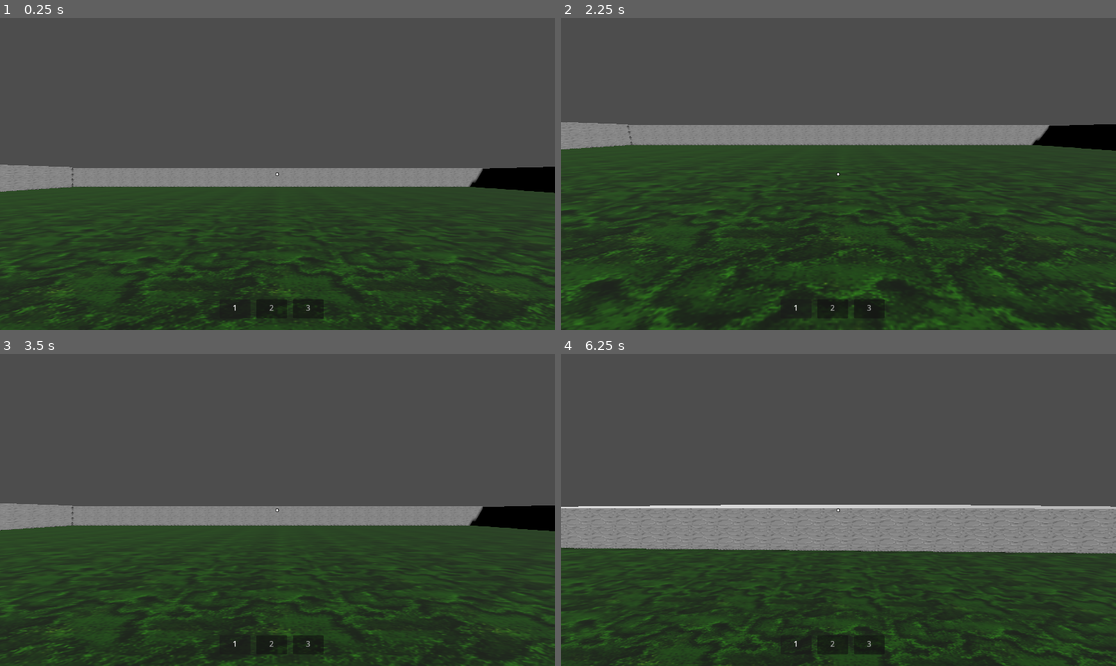
Above: before the commit, frames 1-4 (two rows, left to right).
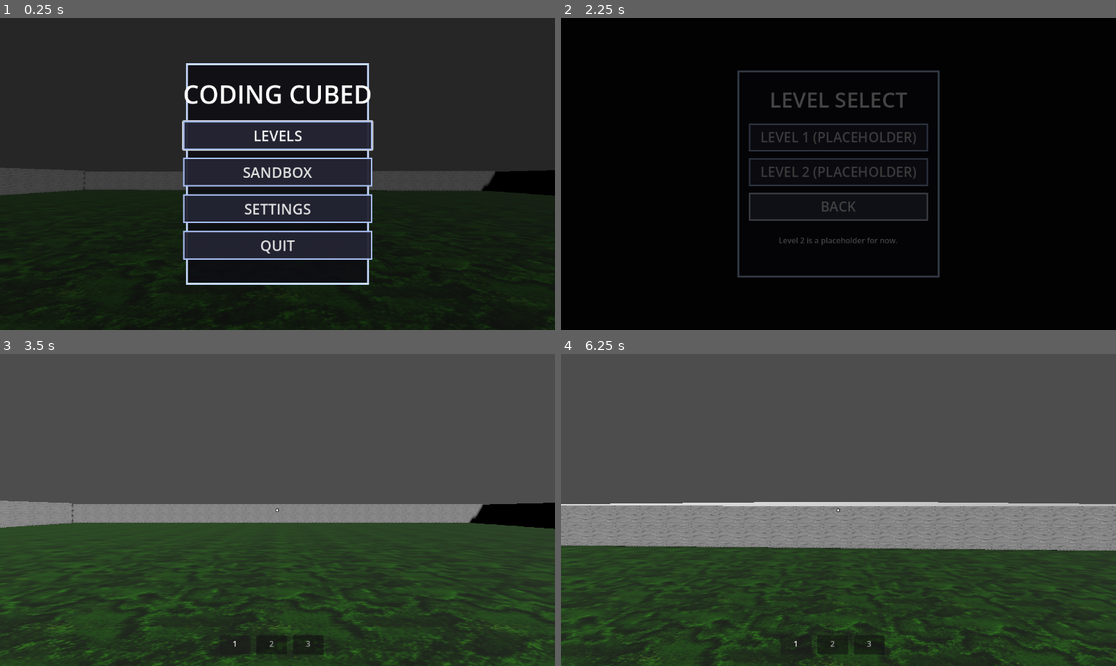
Above: after the commit, the same moments.

Repository: Mooshem/Software-Fungineers
Game: Godot game, scene res://Levels/main_menu.tscn
The game is run twice, just before and just after one commit, with the same random seed, the same clock (stepped at 60 frames per second) and the same inputs. Before the commit the project starts from res://Levels/sandbox.tscn.
Inputs (mouse positions are in pixels of both pictures, inside the frame that each line leads up to):
- Up to frame 1 (0.25 s): no input
- Up to frame 2 (2.25 s): click (838, 136) at 0.5 s, where only the run after the commit has a clickable "LEVELS"; click (838, 170) at 1.25 s, where only the run after the commit has a clickable "LEVEL 2 (PLACEHOLDER)"; click (838, 205) at 2 s, where only the run after the commit has a clickable "BACK"
- Up to frame 3 (3.5 s): click (277, 506) at 2.75 s, where only the run after the commit has a clickable "SANDBOX"
- Up to frame 4 (6.25 s): tap Enter at 3.5 s; move the mouse to (866, 510) at 3.52 s; press the mouse at (866, 510) at 3.53 s; hold W (move_forward) from 3.53 s (still down); tap Space (jump) at 3.77, 4.52, 6.02 s; move the mouse to (810, 510) at 4.27 s; release the mouse at (810, 510) at 4.28 s; tap I (interact) at 4.35 s; move the mouse to (849, 503) at 5.02 s; right-click (849, 503) at 5.1 s; move the mouse to (832, 516) at 5.77 s; tap Shift (running) at 5.85 s

The runs differ from the first frame. In frame 1, 87% of the frame differs, in the area x 0-100%, y 0-100%; in frame 2, 98%; in frame 3, 5.6%; in frame 4, 6.9%.

Commit message:
Add main menu and level select with camera motion and fade transitions

Diff:
--- /dev/null
+++ b/coding-cubed/Levels/level_select.gd
@@ -0,0 +1,37 @@
+extends Control
+
+const MAIN_MENU_SCENE := "res://Levels/main_menu.tscn"
+const SANDBOX_SCENE := "res://Levels/sandbox.tscn"
+const FADE_DURATION := 0.25
+
+@onready var notice_label: Label = $Center/Panel/VBox/Notice
+@onready var fade_overlay: ColorRect = $FadeOverlay
+var _is_transitioning: bool = false
+
+func _ready() -> void:
+	Input.set_mouse_mode(Input.MOUSE_MODE_VISIBLE)
+	_fade_in()
+	$Center/Panel/VBox/LevelOneButton.grab_focus()
+
+func _on_level_one_button_pressed() -> void:
+	_transition_to_scene(SANDBOX_SCENE)
+
+func _on_level_two_button_pressed() -> void:
+	notice_label.text = "Level 2 is a placeholder for now."
+
+func _on_back_button_pressed() -> void:
+	_transition_to_scene(MAIN_MENU_SCENE)
+
+func _fade_in() -> void:
+	fade_overlay.modulate.a = 1.0
+	var tween := create_tween()
+	tween.tween_property(fade_overlay, "modulate:a", 0.0, FADE_DURATION)
+
+func _transition_to_scene(scene_path: String) -> void:
+	if _is_transitioning:
+		return
+	_is_transitioning = true
+	var tween := create_tween()
+	tween.tween_property(fade_overlay, "modulate:a", 1.0, FADE_DURATION)
+	await tween.finished
+	get_tree().change_scene_to_file(scene_path)
--- /dev/null
+++ b/coding-cubed/Levels/level_select.tscn
@@ -0,0 +1,124 @@
+[gd_scene load_steps=5 format=3 uid="uid://cvb5d5j5gv8pq"]
+
+[ext_resource type="Script" path="res://Levels/level_select.gd" id="1_u2rj8"]
+
+[sub_resource type="StyleBoxFlat" id="StyleBoxFlat_panel"]
+bg_color = Color(0.06, 0.06, 0.09, 0.95)
+border_width_left = 4
+border_width_top = 4
+border_width_right = 4
+border_width_bottom = 4
+border_color = Color(0.74, 0.84, 1, 1)
+
+[sub_resource type="StyleBoxFlat" id="StyleBoxFlat_button"]
+bg_color = Color(0.15, 0.15, 0.22, 1)
+border_width_left = 3
+border_width_top = 3
+border_width_right = 3
+border_width_bottom = 3
+border_color = Color(0.66, 0.76, 0.95, 1)
+
+[sub_resource type="StyleBoxFlat" id="StyleBoxFlat_button_hover"]
+bg_color = Color(0.22, 0.22, 0.33, 1)
+border_width_left = 3
+border_width_top = 3
+border_width_right = 3
+border_width_bottom = 3
+border_color = Color(0.88, 0.94, 1, 1)
+
+[node name="LevelSelect" type="Control"]
+layout_mode = 3
+anchors_preset = 15
+anchor_right = 1.0
+anchor_bottom = 1.0
+grow_horizontal = 2
+grow_vertical = 2
+script = ExtResource("1_u2rj8")
+
+[node name="Background" type="ColorRect" parent="."]
+layout_mode = 1
+anchors_preset = 15
+anchor_right = 1.0
+anchor_bottom = 1.0
+grow_horizontal = 2
+grow_vertical = 2
+color = Color(0.03, 0.03, 0.05, 1)
+
+[node name="Center" type="CenterContainer" parent="."]
+layout_mode = 1
+anchors_preset = 15
+anchor_right = 1.0
+anchor_bottom = 1.0
+grow_horizontal = 2
+grow_vertical = 2
+
+[node name="Panel" type="Panel" parent="Center"]
+custom_minimum_size = Vector2(420, 430)
+layout_mode = 2
+theme_override_styles/panel = SubResource("StyleBoxFlat_panel")
+
+[node name="VBox" type="VBoxContainer" parent="Center/Panel"]
+layout_mode = 1
+anchors_preset = 15
+anchor_right = 1.0
+anchor_bottom = 1.0
+offset_left = 24.0
+offset_top = 24.0
+offset_right = -24.0
+offset_bottom = -24.0
+grow_horizontal = 2
+grow_vertical = 2
+theme_override_constants/separation = 14
+
+[node name="Title" type="Label" parent="Center/Panel/VBox"]
+custom_minimum_size = Vector2(0, 72)
+layout_mode = 2
+theme_override_font_sizes/font_size = 44
+text = "LEVEL SELECT"
+horizontal_alignment = 1
+vertical_alignment = 1
+
+[node name="LevelOneButton" type="Button" parent="Center/Panel/VBox"]
+custom_minimum_size = Vector2(0, 58)
+layout_mode = 2
+theme_override_font_sizes/font_size = 28
+theme_override_styles/normal = SubResource("StyleBoxFlat_button")
+theme_override_styles/hover = SubResource("StyleBoxFlat_button_hover")
+text = "LEVEL 1 (PLACEHOLDER)"
+
+[node name="LevelTwoButton" type="Button" parent="Center/Panel/VBox"]
+custom_minimum_size = Vector2(0, 58)
+layout_mode = 2
+theme_override_font_sizes/font_size = 28
+theme_override_styles/normal = SubResource("StyleBoxFlat_button")
+theme_override_styles/hover = SubResource("StyleBoxFlat_button_hover")
+text = "LEVEL 2 (PLACEHOLDER)"
+
+[node name="BackButton" type="Button" parent="Center/Panel/VBox"]
+custom_minimum_size = Vector2(0, 58)
+layout_mode = 2
+theme_override_font_sizes/font_size = 28
+theme_override_styles/normal = SubResource("StyleBoxFlat_button")
+theme_override_styles/hover = SubResource("StyleBoxFlat_button_hover")
+text = "BACK"
+
+[node name="Notice" type="Label" parent="Center/Panel/VBox"]
+custom_minimum_size = Vector2(0, 54)
+layout_mode = 2
+text = "Levels are placeholders right now."
+horizontal_alignment = 1
+vertical_alignment = 1
+
+[node name="FadeOverlay" type="ColorRect" parent="."]
+layout_mode = 1
+anchors_preset = 15
+anchor_right = 1.0
+anchor_bottom = 1.0
+grow_horizontal = 2
+grow_vertical = 2
+mouse_filter = 2
+color = Color(0, 0, 0, 1)
+
+[connection signal="pressed" from="Center/Panel/VBox/LevelOneButton" to="." method="_on_level_one_button_pressed"]
+[connection signal="pressed" from="Center/Panel/VBox/LevelTwoButton" to="." method="_on_level_two_button_pressed"]
+[connection signal="pressed" from="Center/Panel/VBox/BackButton" to="." method="_on_back_button_pressed"]
--- /dev/null
+++ b/coding-cubed/Levels/main_menu.gd
@@ -0,0 +1,113 @@
+extends Control
+
+const LEVEL_SELECT_SCENE := "res://Levels/level_select.tscn"
+const SANDBOX_SCENE := "res://Levels/sandbox.tscn"
+const FADE_DURATION := 0.25
+const BACKGROUND_YAW_SPEED := 0.12
+const BACKGROUND_SWAY_SPEED := 0.8
+const BACKGROUND_SWAY_AMOUNT := 0.08
+
+@onready var levels_button: Button = $MenuRoot/Panel/VBox/LevelsButton
+@onready var sandbox_button: Button = $MenuRoot/Panel/VBox/SandboxButton
+@onready var settings_button: Button = $MenuRoot/Panel/VBox/SettingsButton
+@onready var quit_button: Button = $MenuRoot/Panel/VBox/QuitButton
+@onready var settings_notice: Label = $MenuRoot/SettingsNotice
+@onready var notice_timer: Timer = $NoticeTimer
+@onready var hover_sfx: AudioStreamPlayer = $HoverSfx
+@onready var click_sfx: AudioStreamPlayer = $ClickSfx
+@onready var fade_overlay: ColorRect = $FadeOverlay
+@onready var background_player: CharacterBody3D = $BackgroundViewportContainer/SubViewport/BackgroundWorld/Player
+@onready var background_head: Node3D = $BackgroundViewportContainer/SubViewport/BackgroundWorld/Player/Head
+@onready var background_player_ui: CanvasLayer = $BackgroundViewportContainer/SubViewport/BackgroundWorld/Player/CanvasLayer
+
+var _is_transitioning: bool = false
+var _camera_time: float = 0.0
+var _base_head_rotation_x: float = 0.0
+
+func _ready() -> void:
+	Input.set_mouse_mode(Input.MOUSE_MODE_VISIBLE)
+	_wire_button_effects(levels_button)
+	_wire_button_effects(sandbox_button)
+	_wire_button_effects(settings_button)
+	_wire_button_effects(quit_button)
+	if background_player_ui != null:
+		background_player_ui.visible = false
+	if background_head != null:
+		_base_head_rotation_x = background_head.rotation.x
+	_fade_in()
+	levels_button.grab_focus()
+
+func _process(delta: float) -> void:
+	_camera_time += delta
+	if background_player != null:
+		background_player.rotation.y += BACKGROUND_YAW_SPEED * delta
+	if background_head != null:
+		background_head.rotation.x = _base_head_rotation_x + sin(_camera_time * BACKGROUND_SWAY_SPEED) * BACKGROUND_SWAY_AMOUNT
+
+func _wire_button_effects(button: Button) -> void:
+	_center_button_pivot(button)
+	button.resized.connect(func() -> void:
+		_center_button_pivot(button)
+	)
+	button.mouse_entered.connect(func() -> void:
+		_play_hover_sfx()
+		_animate_button_scale(button, Vector2(1.05, 1.05))
+	)
+	button.mouse_exited.connect(func() -> void:
+		_animate_button_scale(button, Vector2.ONE)
+	)
+	button.pressed.connect(func() -> void:
+		_play_click_sfx()
+	)
+
+func _animate_button_scale(button: Button, target_scale: Vector2) -> void:
+	_center_button_pivot(button)
+	var tween := create_tween()
+	tween.tween_property(button, "scale", target_scale, 0.1)
+
+func _center_button_pivot(button: Button) -> void:
+	button.pivot_offset = button.size * 0.5
+
+func _play_hover_sfx() -> void:
+	if hover_sfx.stream != null:
+		hover_sfx.play()
+
+func _play_click_sfx() -> void:
+	if click_sfx.stream != null:
+		click_sfx.play()
+
+func _on_levels_button_pressed() -> void:
+	_transition_to_scene(LEVEL_SELECT_SCENE)
+
+func _on_sandbox_button_pressed() -> void:
+	_transition_to_scene(SANDBOX_SCENE)
+
+func _on_settings_button_pressed() -> void:
+	settings_notice.visible = true
+	notice_timer.start()
+
+func _on_quit_button_pressed() -> void:
+	if _is_transitioning:
+		return
+	_is_transitioning = true
+	var tween := create_tween()
+	tween.tween_property(fade_overlay, "modulate:a", 1.0, FADE_DURATION)
+	await tween.finished
+	get_tree().quit()
+
+func _on_notice_timer_timeout() -> void:
+	settings_notice.visible = false
+
+func _fade_in() -> void:
+	fade_overlay.modulate.a = 1.0
+	var tween := create_tween()
+	tween.tween_property(fade_overlay, "modulate:a", 0.0, FADE_DURATION)
+
+func _transition_to_scene(scene_path: String) -> void:
+	if _is_transitioning:
+		return
+	_is_transitioning = true
+	var tween := create_tween()
+	tween.tween_property(fade_overlay, "modulate:a", 1.0, FADE_DURATION)
+	await tween.finished
+	get_tree().change_scene_to_file(scene_path)
--- /dev/null
+++ b/coding-cubed/Levels/main_menu.tscn
@@ -0,0 +1,190 @@
+[gd_scene load_steps=8 format=3 uid="uid://d1v3q8h5t5s6m"]
+
+[ext_resource type="Script" path="res://Levels/main_menu.gd" id="1_v6x0o"]
+[ext_resource type="PackedScene" uid="uid://d3bhnn7n85gkl" path="res://Levels/sandbox.tscn" id="2_nxj8r"]
+
+[sub_resource type="StyleBoxFlat" id="StyleBoxFlat_panel"]
+bg_color = Color(0.05, 0.05, 0.07, 0.86)
+border_width_left = 4
+border_width_top = 4
+border_width_right = 4
+border_width_bottom = 4
+border_color = Color(0.78, 0.86, 1, 1)
+corner_radius_top_left = 0
+corner_radius_top_right = 0
+corner_radius_bottom_right = 0
+corner_radius_bottom_left = 0
+
+[sub_resource type="StyleBoxFlat" id="StyleBoxFlat_button"]
+bg_color = Color(0.14, 0.14, 0.2, 0.95)
+border_width_left = 3
+border_width_top = 3
+border_width_right = 3
+border_width_bottom = 3
+border_color = Color(0.65, 0.74, 0.94, 1)
+corner_radius_top_left = 0
+corner_radius_top_right = 0
+corner_radius_bottom_right = 0
+corner_radius_bottom_left = 0
+
+[sub_resource type="StyleBoxFlat" id="StyleBoxFlat_button_hover"]
+bg_color = Color(0.2, 0.22, 0.3, 0.98)
+border_width_left = 3
+border_width_top = 3
+border_width_right = 3
+border_width_bottom = 3
+border_color = Color(0.85, 0.92, 1, 1)
+corner_radius_top_left = 0
+corner_radius_top_right = 0
+corner_radius_bottom_right = 0
+corner_radius_bottom_left = 0
+
+[sub_resource type="StyleBoxFlat" id="StyleBoxFlat_button_pressed"]
+bg_color = Color(0.1, 0.1, 0.15, 1)
+border_width_left = 3
+border_width_top = 3
+border_width_right = 3
+border_width_bottom = 3
+border_color = Color(0.55, 0.62, 0.78, 1)
+corner_radius_top_left = 0
+corner_radius_top_right = 0
+corner_radius_bottom_right = 0
+corner_radius_bottom_left = 0
+
+[node name="MainMenu" type="Control"]
+layout_mode = 3
+anchors_preset = 15
+anchor_right = 1.0
+anchor_bottom = 1.0
+grow_horizontal = 2
+grow_vertical = 2
+script = ExtResource("1_v6x0o")
+
+[node name="BackgroundViewportContainer" type="SubViewportContainer" parent="."]
+layout_mode = 1
+anchors_preset = 15
+anchor_right = 1.0
+anchor_bottom = 1.0
+grow_horizontal = 2
+grow_vertical = 2
+stretch = true
+mouse_filter = 2
+
+[node name="SubViewport" type="SubViewport" parent="BackgroundViewportContainer"]
+size = Vector2i(1920, 1080)
+handle_input_locally = false
+render_target_update_mode = 4
+
+[node name="BackgroundWorld" parent="BackgroundViewportContainer/SubViewport" instance=ExtResource("2_nxj8r")]
+
+[node name="BackdropTint" type="ColorRect" parent="."]
+layout_mode = 1
+anchors_preset = 15
+anchor_right = 1.0
+anchor_bottom = 1.0
+grow_horizontal = 2
+grow_vertical = 2
+color = Color(0, 0, 0, 0.5)
+mouse_filter = 2
+
+[node name="MenuRoot" type="CenterContainer" parent="."]
+layout_mode = 1
+anchors_preset = 15
+anchor_right = 1.0
+anchor_bottom = 1.0
+grow_horizontal = 2
+grow_vertical = 2
+
+[node name="Panel" type="Panel" parent="MenuRoot"]
+custom_minimum_size = Vector2(380, 460)
+layout_mode = 2
+theme_override_styles/panel = SubResource("StyleBoxFlat_panel")
+
+[node name="VBox" type="VBoxContainer" parent="MenuRoot/Panel"]
+layout_mode = 1
+anchors_preset = 15
+anchor_right = 1.0
+anchor_bottom = 1.0
+offset_left = 28.0
+offset_top = 24.0
+offset_right = -28.0
+offset_bottom = -24.0
+grow_horizontal = 2
+grow_vertical = 2
+theme_override_constants/separation = 16
+
+[node name="Title" type="Label" parent="MenuRoot/Panel/VBox"]
+custom_minimum_size = Vector2(0, 80)
+layout_mode = 2
+theme_override_font_sizes/font_size = 52
+text = "CODING CUBED"
+horizontal_alignment = 1
+vertical_alignment = 1
+
+[node name="LevelsButton" type="Button" parent="MenuRoot/Panel/VBox"]
+custom_minimum_size = Vector2(0, 60)
+layout_mode = 2
+theme_override_font_sizes/font_size = 30
+theme_override_styles/normal = SubResource("StyleBoxFlat_button")
+theme_override_styles/hover = SubResource("StyleBoxFlat_button_hover")
+theme_override_styles/pressed = SubResource("StyleBoxFlat_button_pressed")
+text = "LEVELS"
+
+[node name="SandboxButton" type="Button" parent="MenuRoot/Panel/VBox"]
+custom_minimum_size = Vector2(0, 60)
+layout_mode = 2
+theme_override_font_sizes/font_size = 30
+theme_override_styles/normal = SubResource("StyleBoxFlat_button")
+theme_override_styles/hover = SubResource("StyleBoxFlat_button_hover")
+theme_override_styles/pressed = SubResource("StyleBoxFlat_button_pressed")
+text = "SANDBOX"
+
+[node name="SettingsButton" type="Button" parent="MenuRoot/Panel/VBox"]
+custom_minimum_size = Vector2(0, 60)
+layout_mode = 2
+theme_override_font_sizes/font_size = 30
+theme_override_styles/normal = SubResource("StyleBoxFlat_button")
+theme_override_styles/hover = SubResource("StyleBoxFlat_button_hover")
+theme_override_styles/pressed = SubResource("StyleBoxFlat_button_pressed")
+text = "SETTINGS"
+
+[node name="QuitButton" type="Button" parent="MenuRoot/Panel/VBox"]
+custom_minimum_size = Vector2(0, 60)
+layout_mode = 2
+theme_override_font_sizes/font_size = 30
+theme_override_styles/normal = SubResource("StyleBoxFlat_button")
+theme_override_styles/hover = SubResource("StyleBoxFlat_button_hover")
+theme_override_styles/pressed = SubResource("StyleBoxFlat_button_pressed")
+text = "QUIT"
+
+[node name="SettingsNotice" type="Label" parent="MenuRoot"]
+visible = false
+layout_mode = 2
+theme_override_font_sizes/font_size = 22
+text = "Settings panel placeholder (WIP)."
+horizontal_alignment = 1
+vertical_alignment = 1
+
+[node name="NoticeTimer" type="Timer" parent="."]
+wait_time = 1.6
+one_shot = true
+
+[node name="HoverSfx" type="AudioStreamPlayer" parent="."]
+
+[node name="ClickSfx" type="AudioStreamPlayer" parent="."]
+
+[node name="FadeOverlay" type="ColorRect" parent="."]
+layout_mode = 1
+anchors_preset = 15
+anchor_right = 1.0
+anchor_bottom = 1.0
+grow_horizontal = 2
+grow_vertical = 2
+mouse_filter = 2
+color = Color(0, 0, 0, 1)
+
+[connection signal="pressed" from="MenuRoot/Panel/VBox/LevelsButton" to="." method="_on_levels_button_pressed"]
+[connection signal="pressed" from="MenuRoot/Panel/VBox/SandboxButton" to="." method="_on_sandbox_button_pressed"]
+[connection signal="pressed" from="MenuRoot/Panel/VBox/SettingsButton" to="." method="_on_settings_button_pressed"]
+[connection signal="pressed" from="MenuRoot/Panel/VBox/QuitButton" to="." method="_on_quit_button_pressed"]
+[connection signal="timeout" from="NoticeTimer" to="." method="_on_notice_timer_timeout"]
--- a/coding-cubed/project.godot
+++ b/coding-cubed/project.godot
@@ -15,7 +15,7 @@
 [application]
 
 config/name="Coding Cubed"
-run/main_scene="uid://d3bhnn7n85gkl"
+run/main_scene="res://Levels/main_menu.tscn"
 config/features=PackedStringArray("4.6", "Forward Plus")
 config/icon="res://assets/PNGs/icon.svg"
 
--- /dev/null
+++ b/coding-cubed/test_world.tscn
@@ -0,0 +1,15 @@
+[gd_scene format=3 uid="uid://bkh58lgf1a5ur"]
+
+[ext_resource type="PackedScene" uid="uid://bn86nsjl8plpi" path="res://Player/player.tscn" id="1_gy3sr"]
+
+[node name="TestWorld" type="Node3D" unique_id=1111881194]
+
+[node name="DirectionalLight3D" type="DirectionalLight3D" parent="." unique_id=1878673911]
+transform = Transform3D(0.1464466, -0.8535533, 0.49999994, 0.49999994, 0.49999997, 0.7071067, -0.85355324, 0.14644662, 0.49999994, 0, 0, 0)
+shadow_enabled = true
+sky_mode = 1
+
+[node name="Player" parent="." unique_id=1176242734 instance=ExtResource("1_gy3sr")]
+
+[node name="Main" parent="." unique_id=818023256]
+transform = Transform3D(1, 0, 0, 0, 1, 0, 0, 0, 1, 0, -0.5, 0)
Not shown, added: coding-cubed/Levels/level_select.gd.uid
Not shown, added: coding-cubed/Levels/main_menu.gd.uid
